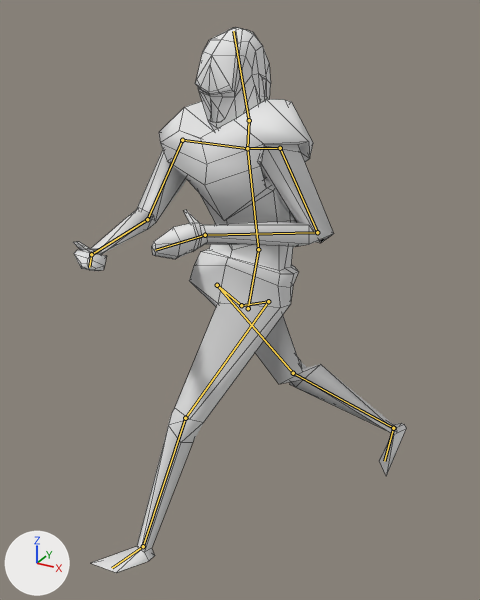
Renders of the Blender file 3D Shooter/Assets/PlayerModel.blend from each side of a commit.
Camera for both pictures: a 50 mm camera at (9.08, -8.86, 15.65) aimed at (4.09, 0.21, 11.12). Every picture has the same lights, and +X, +Y and +Z are marked at lower left. Both versions are drawn at frame 12 of the action 'RunningOtherSide'; the numbers are the values there. The bones that bend it are drawn over the model as lines. Mesh edges are drawn as thin lines.
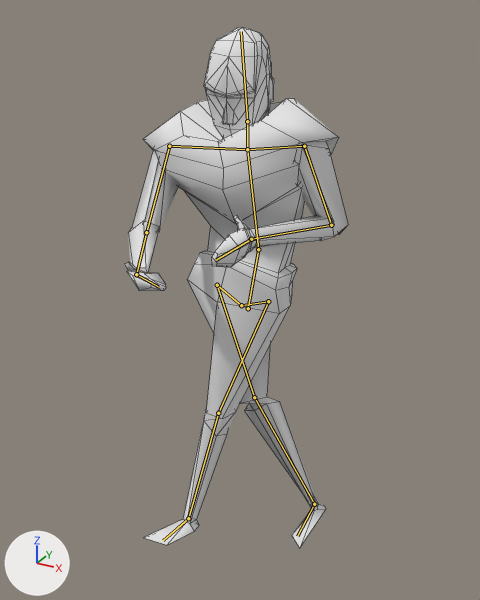
Changed parts and their boxes (x1, y1, x2, y2) in the pictures (480 x 600 px):
'Cube', posed (33% narrower): before (73, 27, 406, 573); after (125, 27, 348, 548)
bone 'Bone.002', root to tip: before (258, 249) to (247, 148); after (258, 249) to (247, 149)
bone 'Bone.013', root to tip: before (268, 301) to (185, 418); after (268, 301) to (218, 413)
bone 'Bone.014', root to tip: before (185, 418) to (143, 546); after (218, 413) to (188, 518)
bone 'Bone.017', root to tip: before (217, 285) to (293, 373); after (217, 285) to (254, 397)
bone 'Bone.018', root to tip: before (293, 373) to (393, 428); after (254, 397) to (314, 504)

The change in detail:
Bone 'Bone.002' (bone_bone_002) turns from (32, 5, 11) to (36, 23, 22) degrees about its own x, y and z.
Bone 'Bone.013' (bone_bone_013) turns from (-17, -16, -39) to (-21, -16, -8) degrees about its own x, y and z.
Bone 'Bone.014' (bone_bone_014) turns from (19, 76, 42) to (33, 83, 35) degrees about its own x, y and z.
Bone 'Bone.017' (bone_bone_017) turns from (-42, 40, -61) to (-32, 47, -35) degrees about its own x, y and z.
Bone 'Bone.018' (bone_bone_018) turns from (-57, -106, 52) to (-19, -108, 19) degrees about its own x, y and z.
